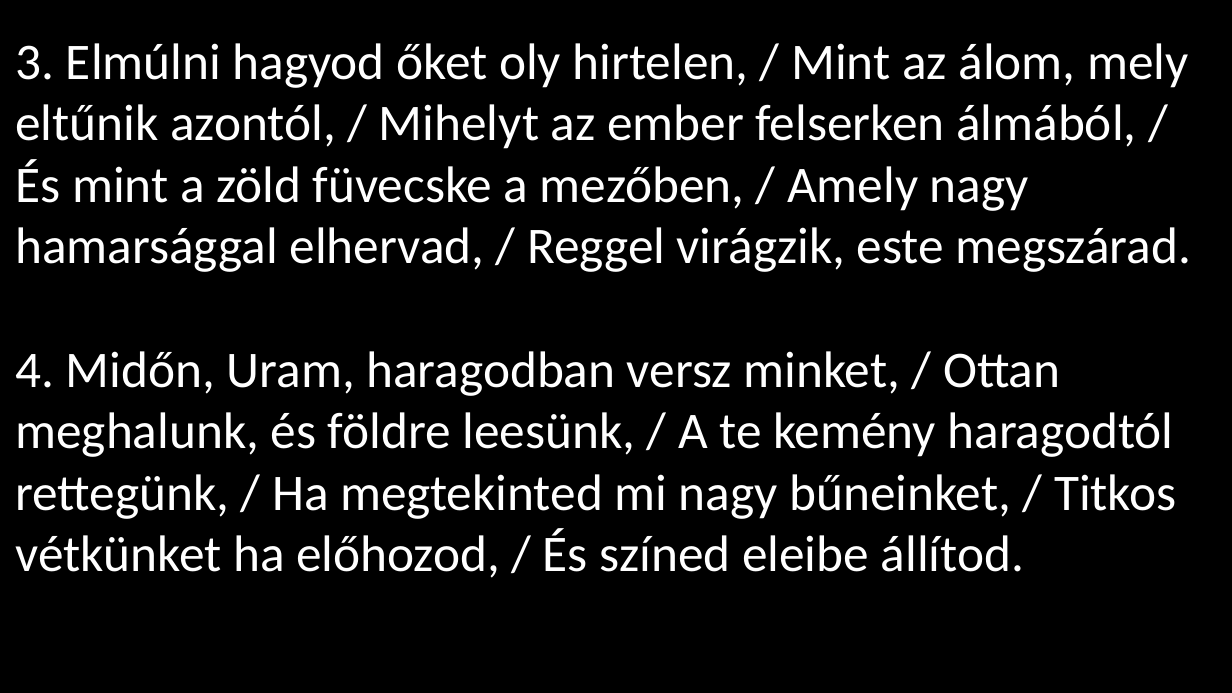
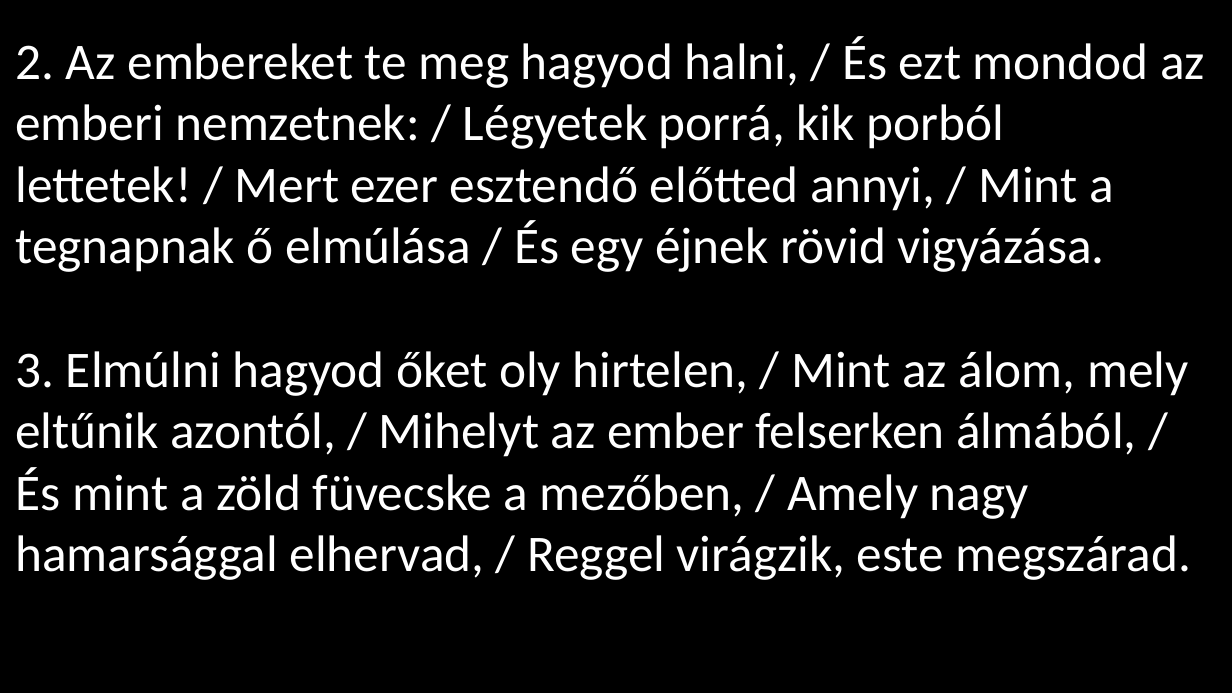
Before and after one commit to Neutron17/refppt, a slide deck: slide 9 of test.pptx (slide 11 before the commit). Drawn at 1232x693 pixels with LibreOffice and Linux fonts; fonts in the diff are those of the drawing. Boxes give left, top, right and bottom in pixels: in the first picture for what was removed or moved away, otherwise in the second. Text is boxed around its words. In the diff, an @@ line names an element or a change of style, - is before the commit and + after.

```diff
--- a/test.pptx
+++ b/test.pptx
@@ text at (x1=15, y1=36, x2=1205, y2=272): paragraph added @@
+2. Az embereket te meg hagyod halni, / És ezt mondod az emberi nemzetnek: / Légyetek porrá, kik porból lettetek! / Mert ezer esztendő előtted annyi, / Mint a tegnapnak ő elmúlása / És egy éjnek rövid vigyázása.
@@ text at (x1=15, y1=351, x2=1177, y2=578): paragraph removed @@
-4. Midőn, Uram, haragodban versz minket, / Ottan meghalunk, és földre leesünk, / A te kemény haragodtól rettegünk, / Ha megtekinted mi nagy bűneinket, / Titkos vétkünket ha előhozod, / És színed eleibe állítod.
```
Also in this commit, not shown: 2 other slides changed, 6 slides added, 6 slides removed, 6 other files.
